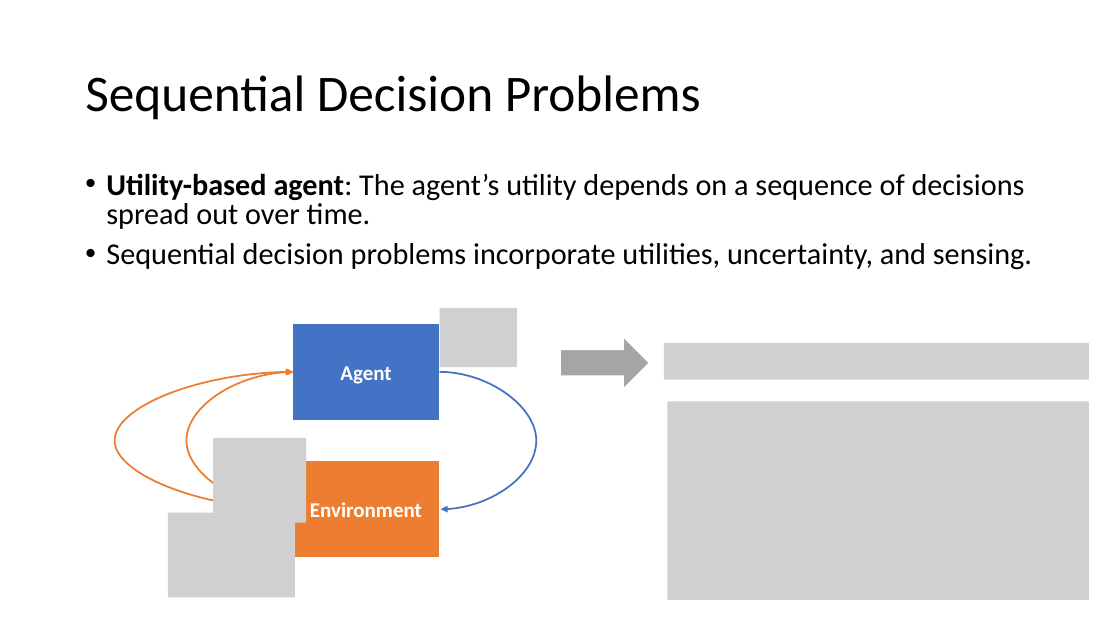
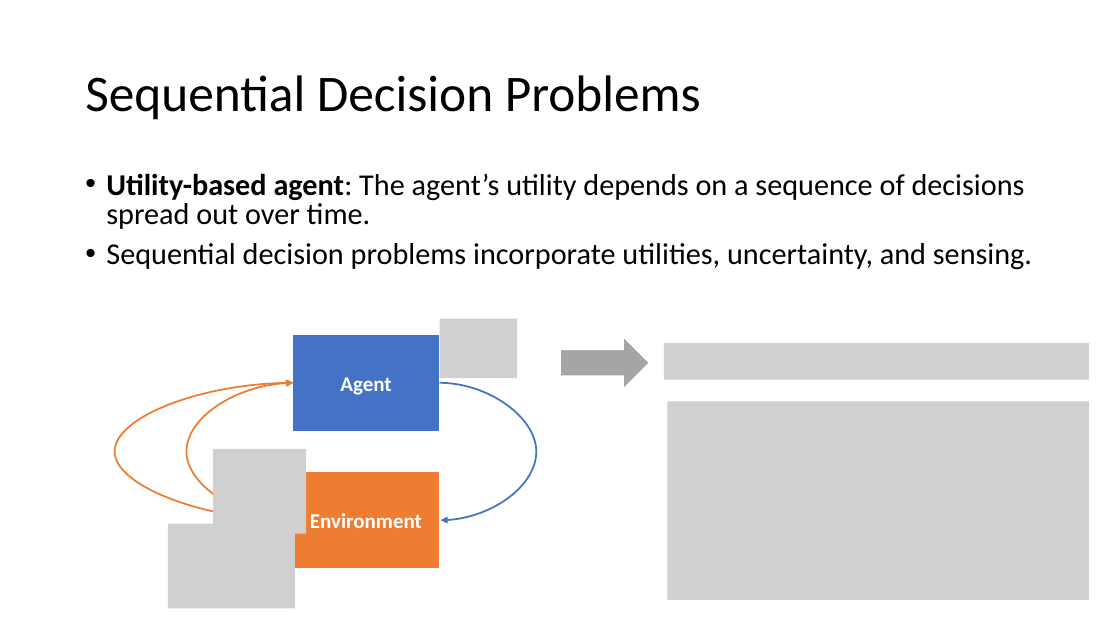
Before and after one commit to mhahsler/CS7320-AI, a slide deck: slide 3 of slides/22_Reinforcement_Learning.pptx. Drawn at 1120x630 pixels with LibreOffice and Linux fonts; fonts in the diff are those of the drawing; grey boxes stand for pictures. Boxes give left, top, right and bottom in pixels: in the first picture for what was removed or moved away, otherwise in the second. Text is boxed around its words. In the diff, an @@ line names an element or a change of style, - is before the commit and + after.

```diff
--- a/slides/22_Reinforcement_Learning.pptx
+++ b/slides/22_Reinforcement_Learning.pptx
@@ 3 curved arrows, 3 pictures, 2 rectangles: place and size @@
-3 curved arrows, 3 pictures, 2 rectangles at (113,308,537,597)
+3 curved arrows, 3 pictures, 2 rectangles at (113,318,537,608)
```
Also in this commit, not shown: 7 other slides changed, 2 slides added, 1 slide removed, 1 other file.
